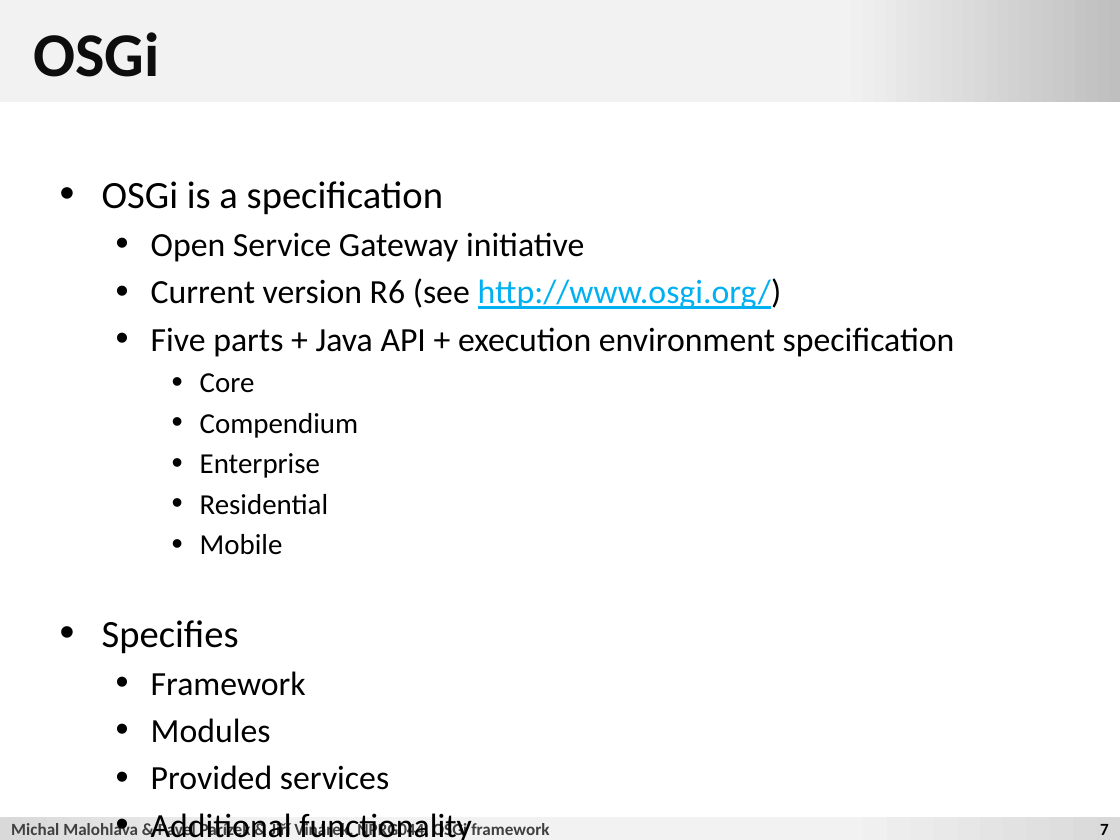
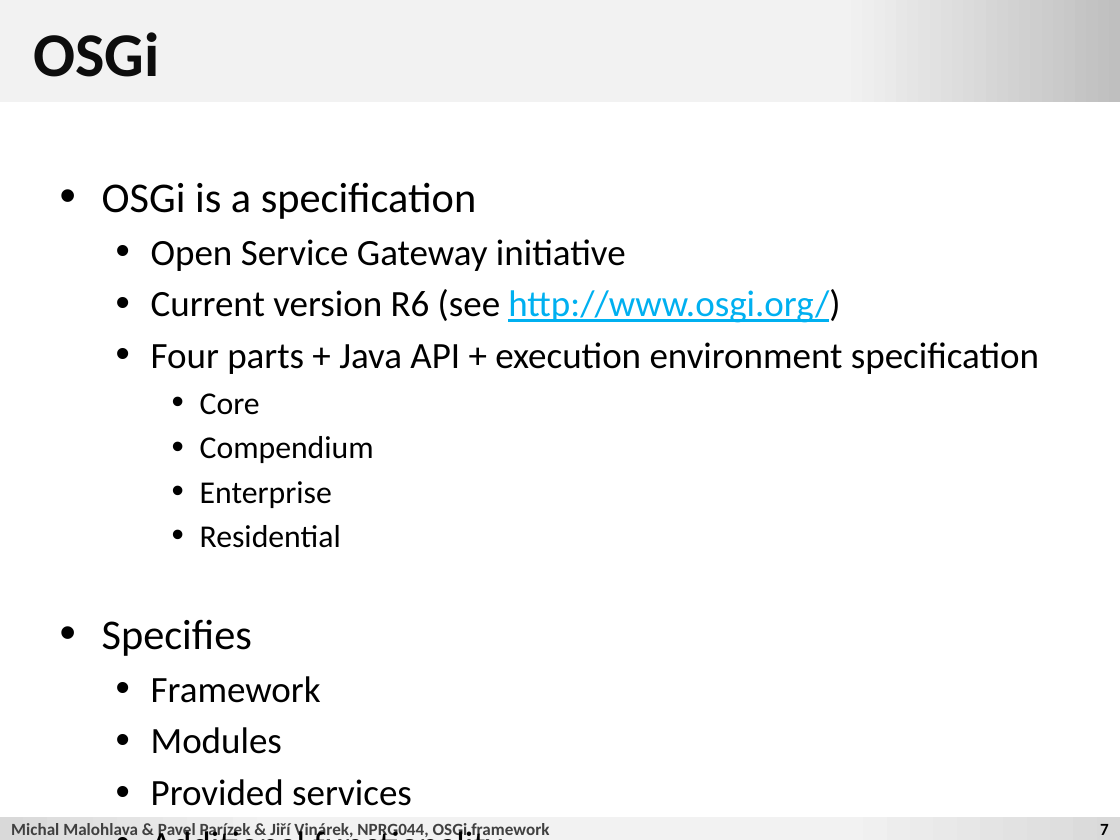
Before and after one commit to d3slect/nprg044-eclipse-platform, a slide deck: slide 7 of slides/01-osgi/01-osgi.pptx. Drawn at 1120x840 pixels with LibreOffice and Linux fonts; fonts in the diff are those of the drawing; background and template pictures are left out. Boxes give left, top, right and bottom in pixels: in the first picture for what was removed or moved away, otherwise in the second. Text is boxed around its words. In the diff, an @@ line names an element or a change of style, - is before the commit and + after.

```diff
--- a/slides/01-osgi/01-osgi.pptx
+++ b/slides/01-osgi/01-osgi.pptx
@@ text at [102,182,840,806]: size 24.8 to 27.2 pt in "OSGi is a specification", "Specifies"; size 21.7 to 23.8 pt in "Open Service Gateway initiative", "Current version R6 (see http://www.osgi.org/)", "Framework", "Modules" and 2 more places; size 18.6 to 20.4 pt in "Core", "Compendium", "Enterprise", "Residential" @@
@@ text at [151,342,1039,374]: text changed; size 21.7 to 23.8 pt @@
-  • Five parts + Java API + execution environment specification
+  • Four parts + Java API + execution environment specification
@@ text at [200,534,283,555]: paragraph removed @@
-    • Mobile
```
Also in this commit, not shown: 4 other slides changed.
